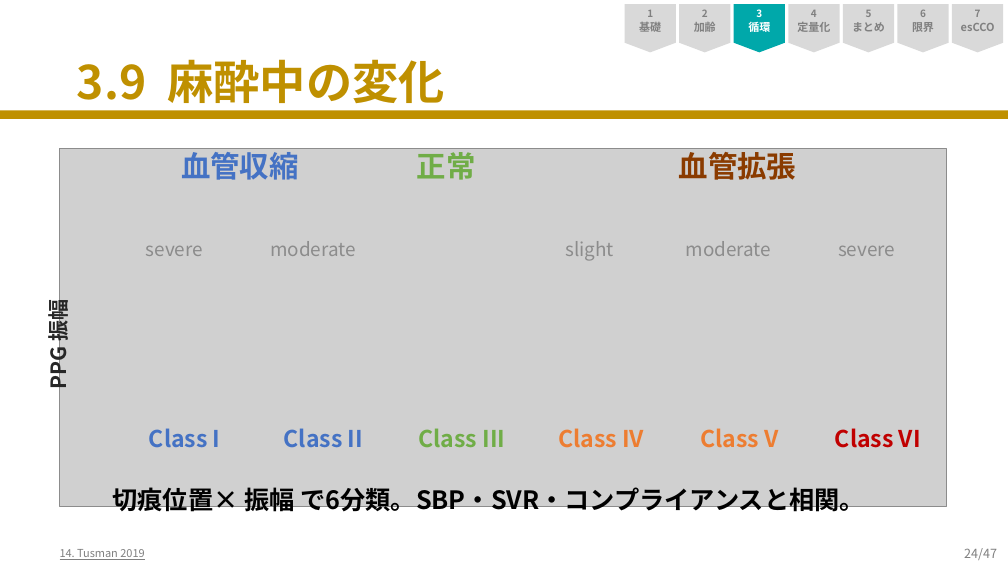
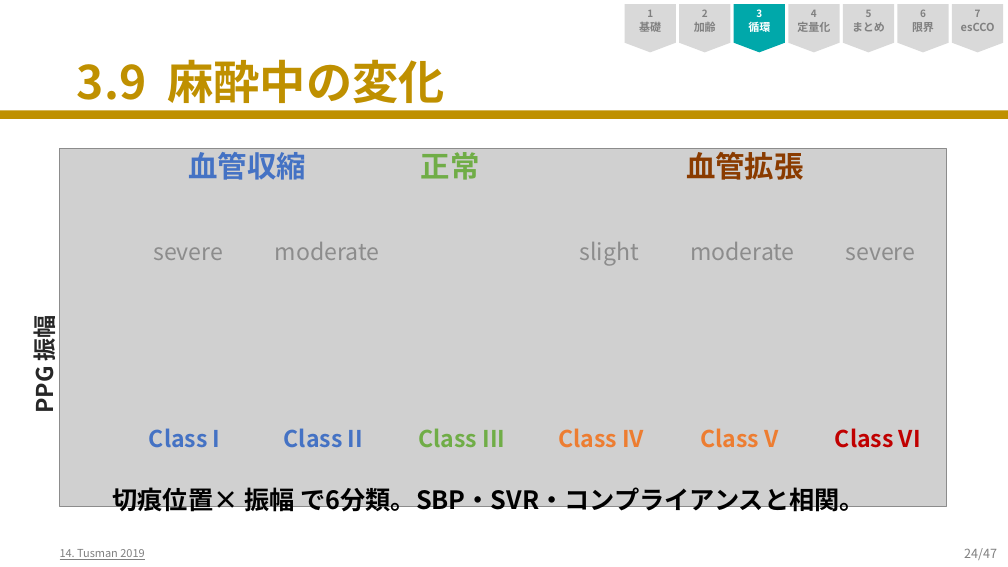
Before and after one commit to nobumitsu-3141/ppg-study, a slide deck: slide 24 of SpO2PPG_revised_websafe.pptx. Drawn at 1008x567 pixels with LibreOffice and Linux fonts; fonts in the diff are those of the drawing; grey boxes stand for pictures. Boxes give left, top, right and bottom in pixels: in the first picture for what was removed or moved away, otherwise in the second. Text is boxed around its words. In the diff, an @@ line names an element or a change of style, - is before the commit and + after.

```diff
--- a/SpO2PPG_revised_websafe.pptx
+++ b/SpO2PPG_revised_websafe.pptx
@@ text "血管収縮": place and size @@
-text "血管収縮" at box(181, 148, 298, 180)
+text "血管収縮" at box(188, 148, 305, 180)
@@ text "正常": place and size @@
-text "正常" at box(417, 148, 476, 180)
+text "正常" at box(421, 148, 480, 180)
@@ text "血管拡張": place and size @@
-text "血管拡張" at box(679, 148, 796, 180)
+text "血管拡張" at box(686, 148, 803, 180)
@@ size 18 to 22 pt in 5 elements at box(275, 242, 379, 260), box(690, 242, 794, 260), box(153, 247, 223, 260), box(846, 247, 916, 260), box(579, 242, 638, 266) @@
@@ text "PPG 振幅": place and size @@
-text "PPG 振幅" at box(42, 304, 72, 389)
+text "PPG 振幅" at box(27, 319, 60, 412)
@@ text "PPG 振幅" at box(27, 319, 60, 412): size 20 to 22 pt @@
```
Also in this commit, not shown: 16 other slides changed, 3 other files.
